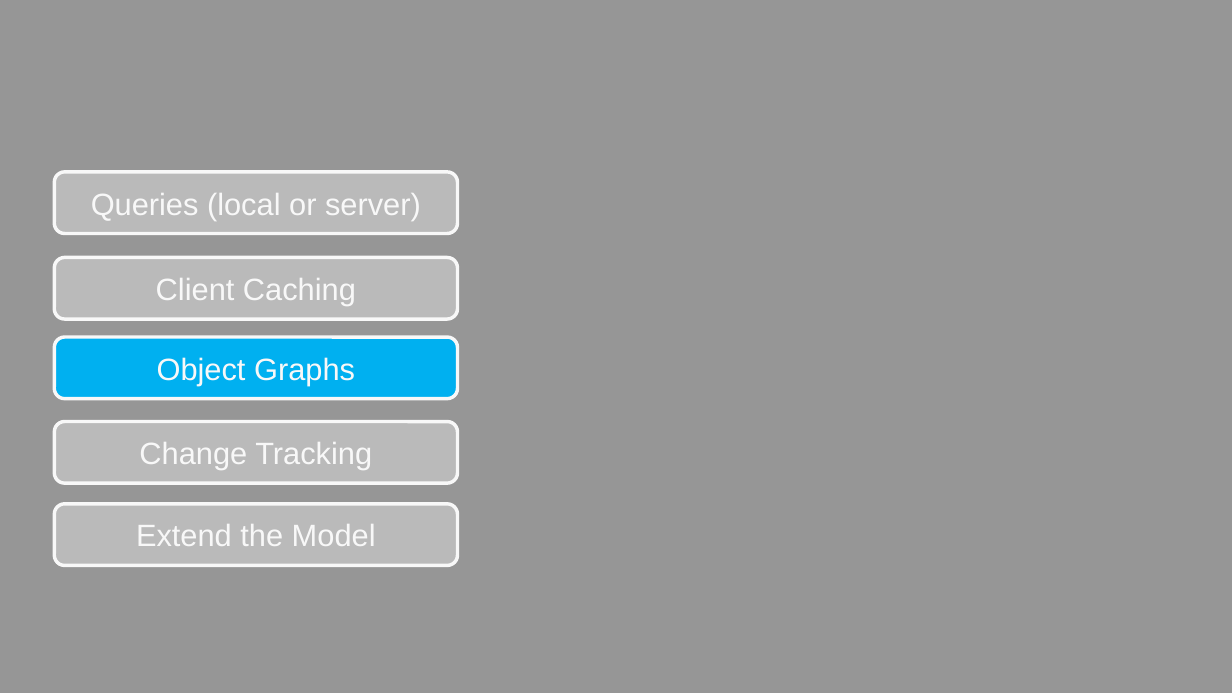
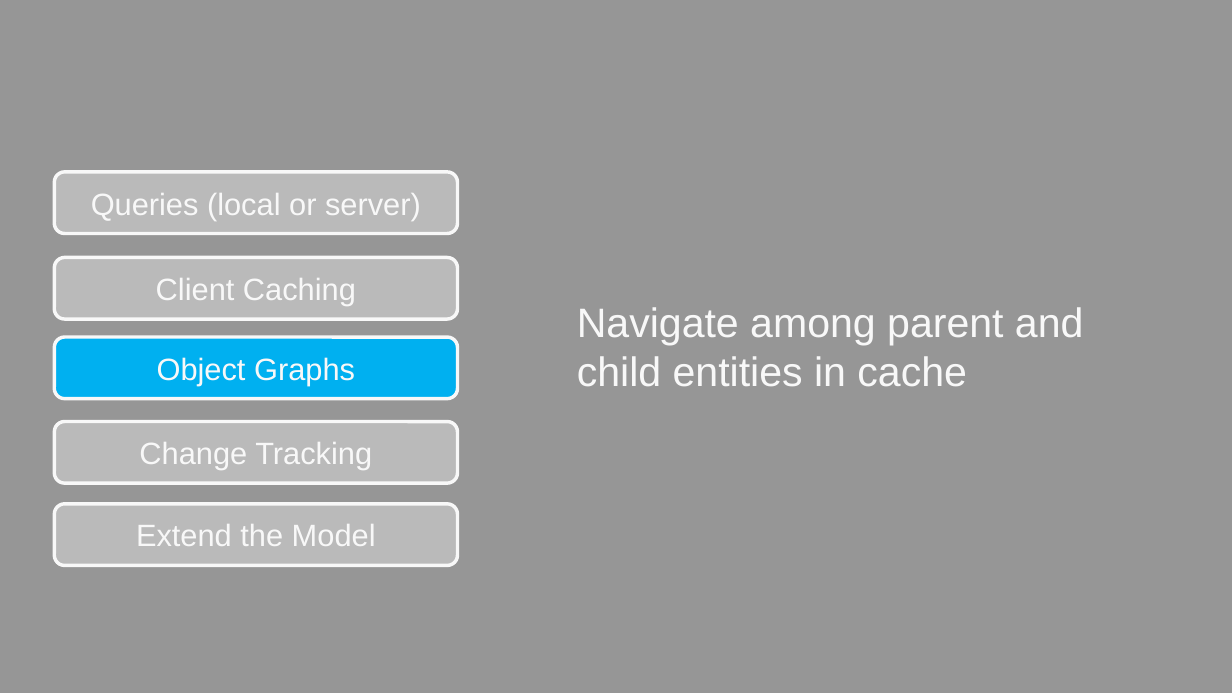
Before and after one commit to wardbell/js4netdev, a slide deck: slide 25 of Bell_ASPConnections_SPAwithBreeze_APA306.pptx (slide 24 before the commit). Drawn at 1232x693 pixels with LibreOffice and Linux fonts; fonts in the diff are those of the drawing; background and template pictures are left out. Boxes give left, top, right and bottom in pixels: in the first picture for what was removed or moved away, otherwise in the second. Text is boxed around its words. In the diff, an @@ line names an element or a change of style, - is before the commit and + after.

```diff
--- a/Bell_ASPConnections_SPAwithBreeze_APA306.pptx
+++ b/Bell_ASPConnections_SPAwithBreeze_APA306.pptx
@@ text added at [577,307,1084,386], 24 pt, text #F8F8F8 @@
+Navigate among parent and child entities in cache
```
Also in this commit, not shown: 9 other slides changed, 4 slides added, 1 slide removed.
